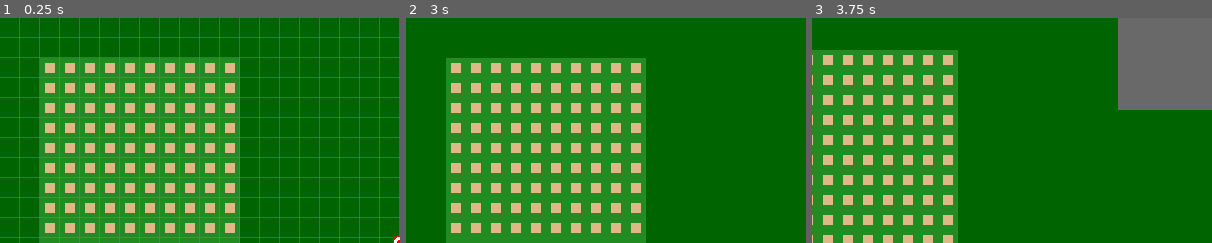
Above: before the commit, frames 1-3 (left to right).
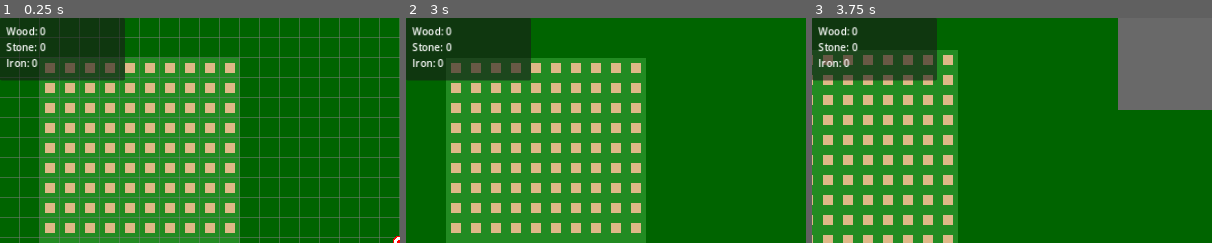
Above: after the commit, the same moments.

Repository: NckNA/-
Game: Godot game, scene res://scenes/Main.tscn
Same seed, same stepped clock (60 frames per second), same inputs: the game is played once before the commit and once after it.
Inputs (mouse positions are % of the whole screen's width and height, from its top left):
- Up to frame 1 (0.25 s): no input
- Up to frame 2 (3 s): click "Build Mine" at 0.5 s; click "Build Lumber Camp" at 1.25 s; click "Build Quarry" at 2 s; tap Enter at 2.75 s; move the mouse to (72, 45) at 2.77 s; hold D from 2.78 s (still down); tap G at 2.85 s; click (72, 45) at 2.92 s
- Up to frame 3 (3.75 s): move the mouse to (30, 55) at 3.52 s; release D at 3.53 s; hold S from 3.53 s (still down); tap C at 3.6 s
The pictures show only the part of the screen within x 0-50%, y 0-50%; the shares and areas given below are measured in that part.

The runs differ from the first frame. In frame 1, 8.7% of the frame differs, in the area x 0-32%, y 0-28%; in frame 2, 8.7%; in frame 3, 8.7%.

Commit message:
Implement resource accumulation and HUD display
- Added global_resources to MapManager.gd
- Implemented periodic resource gathering from active buildings
- Added ResourcesPanel and ResourcesLabel to HUD.tscn
- Updated HUD.gd to show real-time resource updates
- Enhanced ValidationTests.gd to verify accumulation logic

Co-authored-by: NckNA <200205068+NckNA@users.noreply.github.com>

Diff:
--- a/scenes/HUD.tscn
+++ b/scenes/HUD.tscn
@@ -4,6 +4,23 @@
 
 [node name="HUD" type="CanvasLayer"]
 script = ExtResource("1_script")
+
+[node name="ResourcesPanel" type="Panel" parent="."]
+offset_right = 200.0
+offset_bottom = 100.0
+
+[node name="ResourcesLabel" type="Label" parent="ResourcesPanel"]
+layout_mode = 1
+anchors_preset = 15
+anchor_right = 1.0
+anchor_bottom = 1.0
+offset_left = 10.0
+offset_top = 10.0
+grow_horizontal = 2
+grow_vertical = 2
+text = "Wood: 0
+Stone: 0
+Iron: 0"
 
 [node name="Panel" type="Panel" parent="."]
 anchors_preset = 11
--- a/scripts/HUD.gd
+++ b/scripts/HUD.gd
@@ -10,13 +10,22 @@
 @onready var occupied_label = $Panel/VBoxContainer/OccupiedLabel
 @onready var building_label = $Panel/VBoxContainer/BuildingLabel
 @onready var action_label = $Panel/VBoxContainer/ActionLabel
+@onready var resources_label = $ResourcesPanel/ResourcesLabel
 
 func _ready():
 	map_manager.tile_selected.connect(_on_tile_selected)
+	map_manager.resources_updated.connect(_on_resources_updated)
 	update_info(null)
 
 func _on_tile_selected(tile_data):
 	update_info(tile_data)
+
+func _on_resources_updated(resources):
+	resources_label.text = "Wood: %d\nStone: %d\nIron: %d" % [
+		resources["wood"],
+		resources["stone"],
+		resources["iron"]
+	]
 
 func update_info(tile_data):
 	if tile_data:
--- a/scripts/MapManager.gd
+++ b/scripts/MapManager.gd
@@ -8,9 +8,17 @@
 
 signal tile_selected(tile_data)
 signal map_updated
+signal resources_updated(resources)
 
 var map_data = {} # Dictionary of Vector2i -> PrototypeTileData
 var selected_tile_coords = Vector2i(-1, -1)
+
+var global_resources = {
+	"wood": 0,
+	"stone": 0,
+	"iron": 0
+}
+var accumulation_timer = 0.0
 
 func _ready():
 	generate_map()
@@ -119,3 +127,28 @@
 	map_updated.emit()
 	tile_selected.emit(tile) # Refresh UI
 	return "Built " + building_type + " successfully."
+
+func _process(delta):
+	accumulation_timer += delta
+	if accumulation_timer >= 1.0:
+		accumulation_timer -= 1.0
+		accumulate_resources()
+
+func accumulate_resources():
+	var updated = false
+	for coords in map_data:
+		var tile = map_data[coords]
+		if tile.occupied:
+			match tile.building_type:
+				"mine":
+					global_resources["iron"] += 1
+					updated = true
+				"lumber_camp":
+					global_resources["wood"] += 1
+					updated = true
+				"quarry":
+					global_resources["stone"] += 1
+					updated = true
+
+	if updated:
+		resources_updated.emit(global_resources)
--- a/tests/ValidationTests.gd
+++ b/tests/ValidationTests.gd
@@ -121,6 +121,16 @@
 		print("[FAIL] Building lost resource_zone_id or wrong building")
 		success = false
 
+	# 11. Resource accumulation works
+	# We already built a mine, a lumber camp, and a quarry in previous tests.
+	# Let's call _process manually to simulate 1 second pass.
+	map_manager._process(1.1)
+	if map_manager.global_resources["iron"] == 1 and map_manager.global_resources["stone"] == 1 and map_manager.global_resources["wood"] == 1:
+		print("[PASS] Resource accumulation works")
+	else:
+		print("[FAIL] Resource accumulation failed. Wood: %d, Stone: %d, Iron: %d" % [map_manager.global_resources["wood"], map_manager.global_resources["stone"], map_manager.global_resources["iron"]])
+		success = false
+
 	if success:
 		print("ALL TESTS PASSED!")
 	else:
